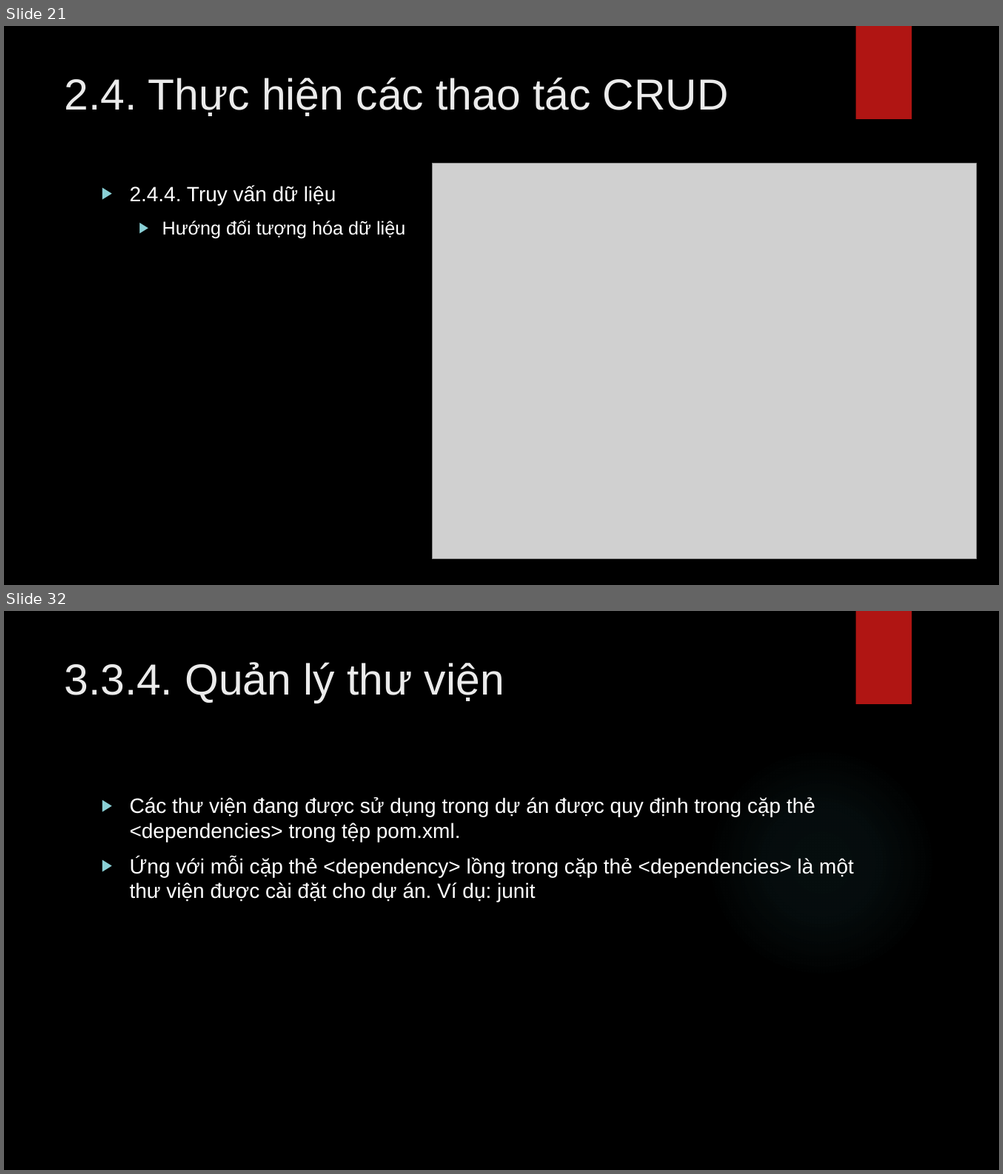
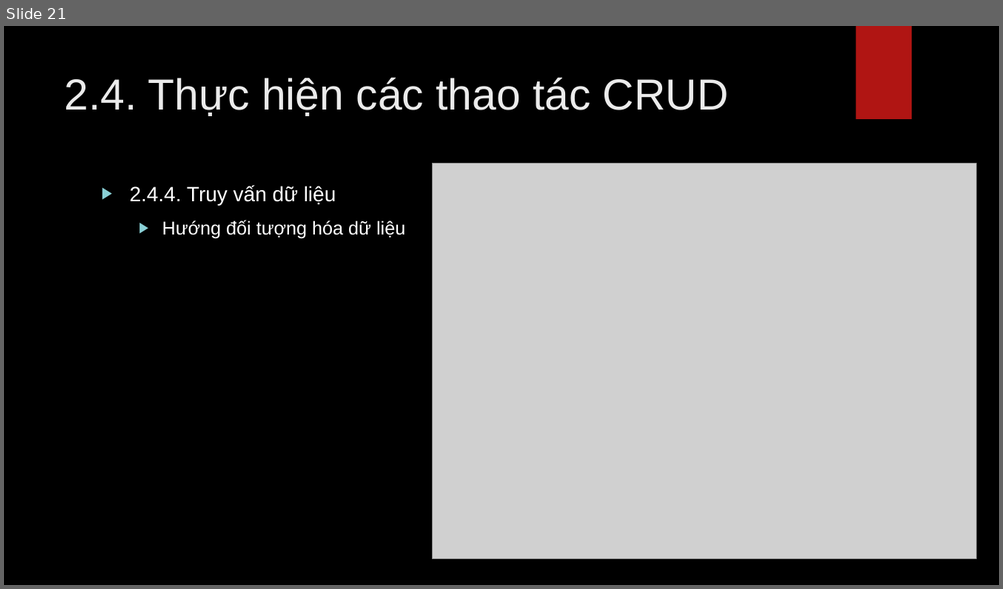
Before and after one commit to lequochai26/GDUTraining_Basic_Java_Web_Development, a slide deck: Slides/Day_6_2.pptx. Shown one above the other, each under a label of ours: slides 21 and 32 before the commit, slide 21 after it; the slides between them are not shown. The pictures are 1003x1174 and 1003x589 pixels, drawn with LibreOffice and Linux fonts; fonts in the diff are those of the drawing; grey boxes stand for pictures; background and template pictures are left out. Boxes give left, top, right and bottom in pixels: in the first picture for what was removed or moved away, otherwise in the second. Text is boxed around its words. In the diff, an @@ line names an element or a change of style, - is before the commit and + after.

```diff
--- a/Slides/Day_6_2.pptx
+++ b/Slides/Day_6_2.pptx
@@ slide 32 removed at [4,611,999,1170], background picture (left out); not listed: 2 template elements that a slide beside it also shows @@
@@ title removed at [64,662,504,703] @@
-3.3.4. Quản lý thư viện
@@ text removed at [130,797,854,902] @@
-▶ Các thư viện đang được sử dụng trong dự án được quy định trong cặp thẻ <dependencies> trong tệp pom.xml.
-▶ Ứng với mỗi cặp thẻ <dependency> lồng trong cặp thẻ <dependencies> là một thư viện được cài đặt cho dự án. Ví dụ: junit
```
Also in this commit, not shown: 1 slide changed, 12 other slides removed.
